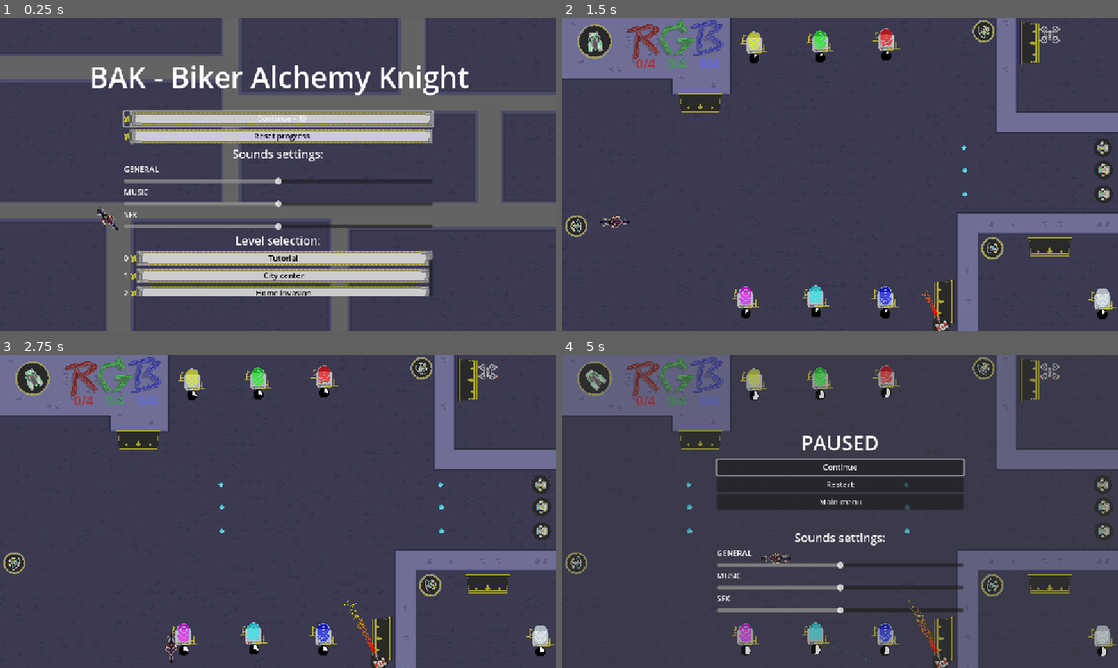
Above: before the commit, frames 1-4 (two rows, left to right).
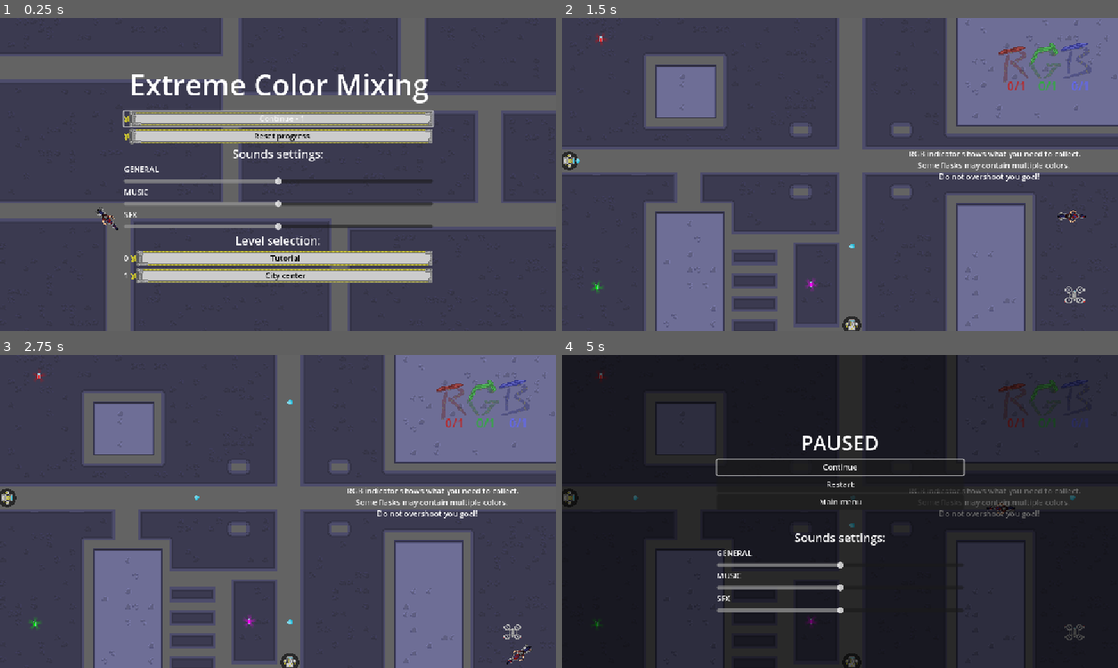
Above: after the commit, the same moments.

Repository: IwailerI/micro-jam-colors
Game: Godot game, scene res://scenes/mainmenu/mainmenu.tscn
Same seed, same stepped clock (60 frames per second), same inputs: the game is played once before the commit and once after it.
Inputs:
- Up to frame 1 (0.25 s): no input
- Up to frame 2 (1.5 s): click "Continue - 19" (after the commit: "Continue - 1") at 0.5 s; hold D (movement_right) from 1.28 s (still down); hold Space (throttle) from 1.28 s (still down)
- Up to frame 3 (2.75 s): release D (movement_right) at 2.03 s; release Space (throttle) at 2.03 s; hold S (movement_down) from 2.03 s (still down); tap Space (throttle) at 2.1 s
- Up to frame 4 (5 s): release S (movement_down) at 2.78 s; hold D (movement_right) 2.78-3.53 s; hold Space (throttle) 2.78-3.53 s; hold W (movement_up) 3.53-4.28 s; tap Space (throttle) at 3.6 s; hold A (movement_left) from 4.28 s (still down); hold Space (throttle) from 4.28 s (still down); tap Escape (pause) at 4.9 s

The runs differ from the first frame. In frame 1, 5.1% of the frame differs, in the area x 16-85%, y 15-89%; in frame 2, 50%; in frame 3, 50%; in frame 4, 73%, in the area x 0-100%, y 0-100%.

Commit message:
small fixes

Diff:
--- a/objects/persistance/persistance.gd
+++ b/objects/persistance/persistance.gd
@@ -43,9 +43,6 @@
 
 
 func _ready() -> void:
-	if OS.is_debug_build():
-		completed_amount = LEVEL_AMOUNT - 2
-		_serialize()
 	_deserialize()
 
 
--- a/scenes/gameover_menu/gameover_menu.tscn
+++ b/scenes/gameover_menu/gameover_menu.tscn
@@ -29,7 +29,7 @@
 layout_mode = 0
 offset_right = 1152.0
 offset_bottom = 648.0
-color = Color(0.227451, 0.227451, 0.227451, 0.254902)
+color = Color(0, 0, 0, 0.588235)
 
 [node name="GameoverStatus" type="Label" parent="."]
 layout_mode = 0
--- a/scenes/mainmenu/mainmenu.tscn
+++ b/scenes/mainmenu/mainmenu.tscn
@@ -436,11 +436,12 @@
 z_index = 10
 layout_mode = 0
 offset_left = 184.0
-offset_top = 80.0
+offset_top = 96.0
 offset_right = 972.0
-offset_bottom = 163.0
-text = "BAK - Biker Alchemy Knight"
+offset_bottom = 179.0
+text = "Extreme Color Mixing"
 label_settings = SubResource("LabelSettings_so3ay")
+horizontal_alignment = 1
 
 [node name="VBoxContainer" type="VBoxContainer" parent="."]
 z_index = 10
--- a/scenes/pause_menu/pause_menu.tscn
+++ b/scenes/pause_menu/pause_menu.tscn
@@ -22,7 +22,7 @@
 layout_mode = 0
 offset_right = 1152.0
 offset_bottom = 648.0
-color = Color(0.227451, 0.227451, 0.227451, 0.254902)
+color = Color(0, 0, 0, 0.588235)
 
 [node name="Label" type="Label" parent="."]
 layout_mode = 2
